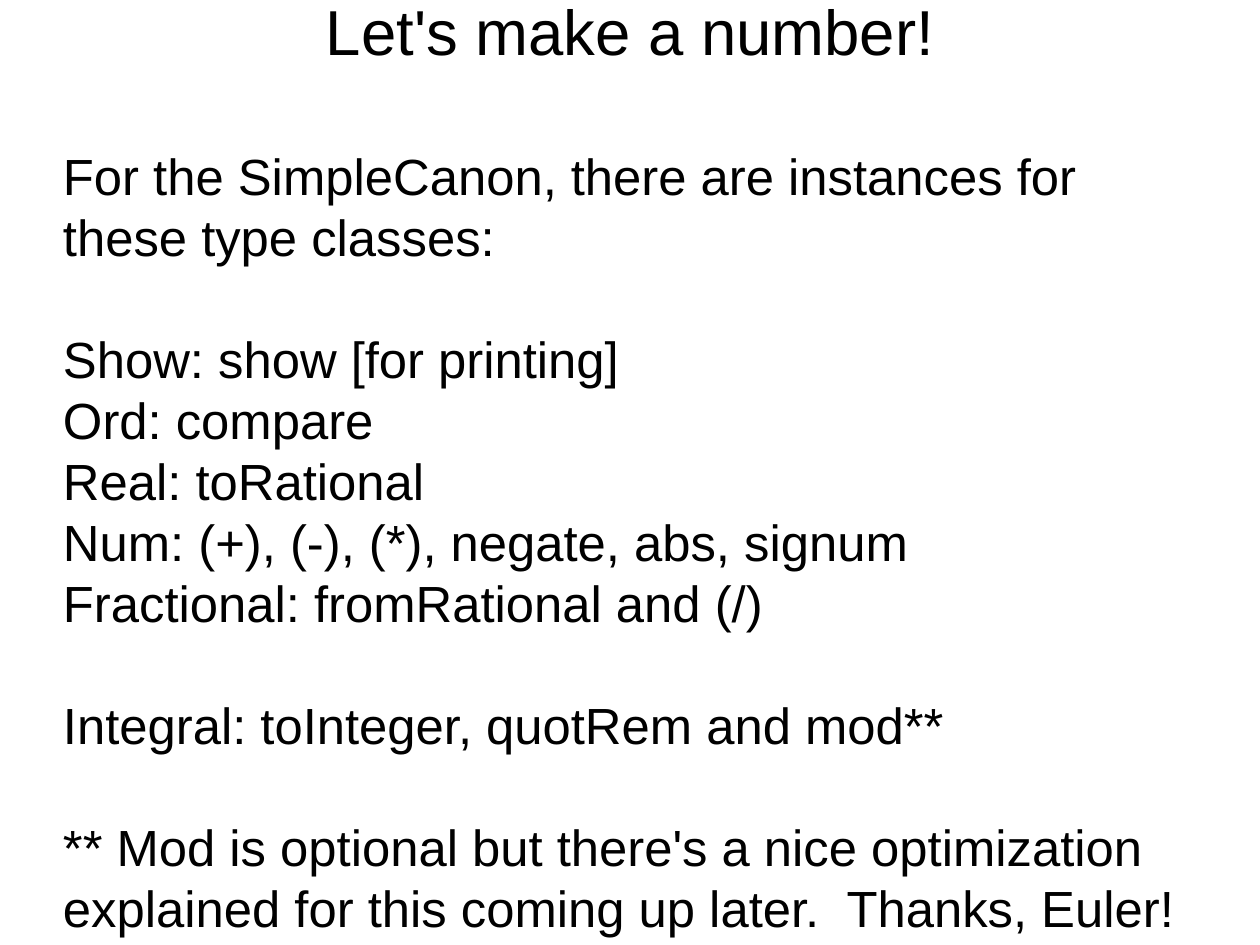
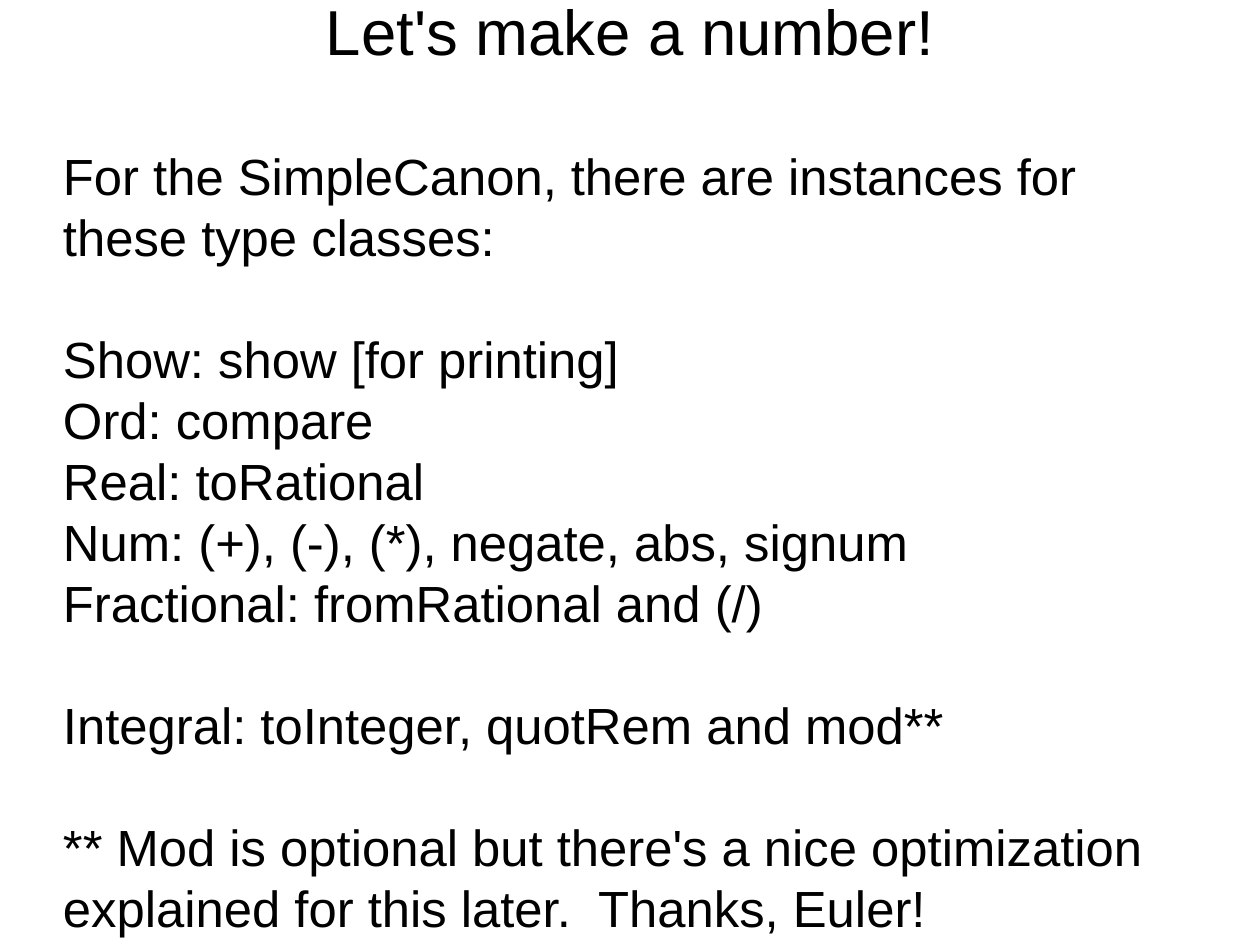
Before and after one commit to grandpascorpion/canon, a slide deck: slide 17 of goBigOrGoHome.odp. Drawn at 1260x945 pixels with LibreOffice and Linux fonts; fonts in the diff are those of the drawing. Boxes give left, top, right and bottom in pixels: in the first picture for what was removed or moved away, otherwise in the second. Text is boxed around its words. In the diff, an @@ line names an element or a change of style, - is before the commit and + after.

```diff
--- a/goBigOrGoHome.odp
+++ b/goBigOrGoHome.odp
@@ subtitle at [117,829,1142,934]: text changed @@
-** Mod is optional but there's a nice optimization explained for this coming up later. Thanks, Euler!
+** Mod is optional but there's a nice optimization explained for this later. Thanks, Euler!
```
Also in this commit, not shown: 15 other slides changed, 33 slides added, 4 slides removed, 12 other files.
